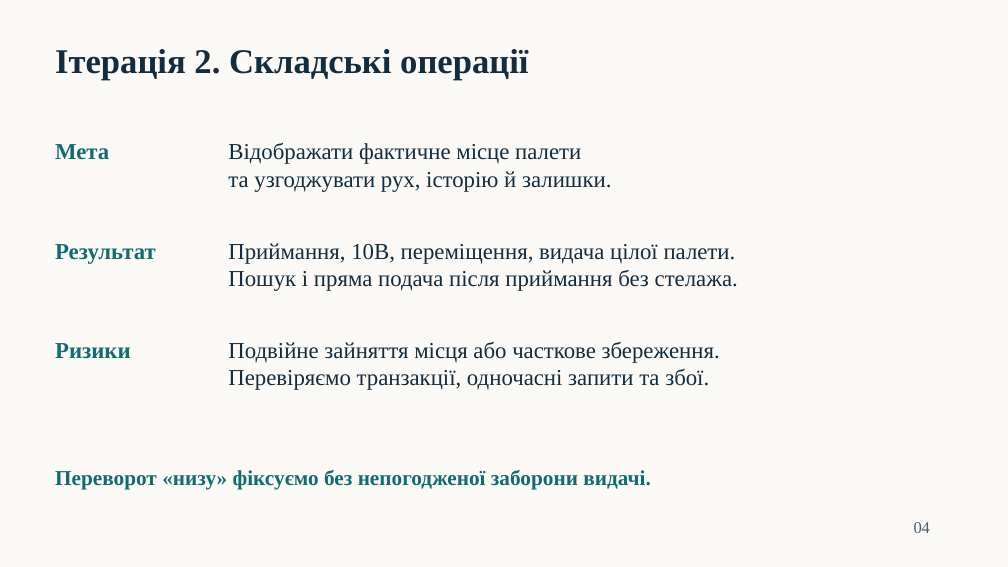
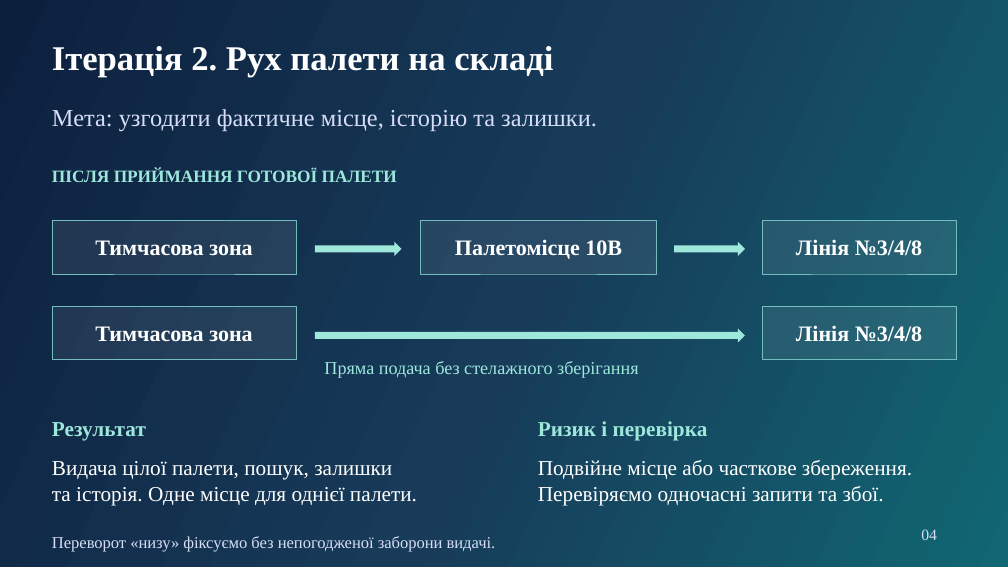
Before and after one commit to olehabram/pallet-warehouse, a slide deck: slide 4 of docs/Iterations_Discussion.pptx. Drawn at 1008x567 pixels with LibreOffice and Linux fonts; fonts in the diff are those of the drawing. Boxes give left, top, right and bottom in pixels: in the first picture for what was removed or moved away, otherwise in the second. Text is boxed around its words. In the diff, an @@ line names an element or a change of style, - is before the commit and + after.

Commit message:
Оновлено дизайн презентації ітерацій
Додано градієнти, схеми готовності й руху палети та різні композиції слайдів. Титульний слайд доповнено назвою університету, дисципліною, назвою роботи та викладачкою Мулесою О. Ю.

```diff
--- a/docs/Iterations_Discussion.pptx
+++ b/docs/Iterations_Discussion.pptx
@@ background #FAF9F5 to gradient #0C203E to #173B59 to #116773 @@
@@ text at bbox=[52, 46, 553, 76]: text changed; text colour #132C3E to #FFFFFF @@
-Ітерація 2. Складські операції
+Ітерація 2. Рух палети на складі
@@ text at bbox=[52, 109, 597, 132]: text changed; size 21.8 to 23.2 pt; text colour #126B70 to #D7DDF6; bold off @@
-Мета
+Мета: узгодити фактичне місце, історію та залишки.
@@ text at bbox=[52, 168, 397, 182]: text changed; size 21.8 to 16.5 pt; text colour #132C3E to #9DE7DB; bold on @@
-Відображати фактичне місце палети
-та узгоджувати рух, історію й залишки.
+ПІСЛЯ ПРИЙМАННЯ ГОТОВОЇ ПАЛЕТИ
@@ rectangle added at bbox=[52, 221, 296, 274], fill #FFFFFF at 8% opacity, outline #74BDBF 0.75 pt @@
@@ rectangle added at bbox=[420, 221, 656, 274], fill #FFFFFF at 8% opacity, outline #74BDBF 0.75 pt @@
@@ text added at bbox=[455, 239, 622, 259], 21 pt, text #FFFFFF, bold @@
+Палетомісце 10B
@@ rectangle added at bbox=[762, 221, 956, 274], fill #FFFFFF at 8% opacity, outline #74BDBF 0.75 pt @@
@@ text added at bbox=[796, 239, 922, 256], 21 pt, text #FFFFFF, bold @@
+Лінія №3/4/8
@@ text added at bbox=[95, 240, 252, 256], 21 pt, text #FFFFFF, bold @@
+Тимчасова зона
@@ text removed at bbox=[228, 243, 738, 291] @@
-Приймання, 10B, переміщення, видача цілої палети.
-Пошук і пряма подача після приймання без стелажа.
@@ right arrow added at bbox=[315, 242, 402, 256], fill #9DE7DB @@
@@ right arrow added at bbox=[675, 242, 746, 256], fill #9DE7DB @@
@@ rectangle added at bbox=[52, 306, 296, 360], fill #FFFFFF at 8% opacity, outline #74BDBF 0.75 pt @@
@@ text added at bbox=[95, 326, 252, 342], 21 pt, text #FFFFFF, bold @@
+Тимчасова зона
@@ right arrow added at bbox=[315, 328, 746, 343], fill #9DE7DB @@
@@ rectangle added at bbox=[762, 306, 956, 360], fill #FFFFFF at 8% opacity, outline #74BDBF 0.75 pt @@
@@ text added at bbox=[796, 325, 922, 342], 21 pt, text #FFFFFF, bold @@
+Лінія №3/4/8
@@ text removed at bbox=[55, 343, 131, 359] @@
-Ризики
@@ text added at bbox=[324, 361, 638, 378], 17.2 pt, text #9DE7DB @@
+Пряма подача без стелажного зберігання
@@ text "Результат": place and size @@
-text "Результат" at bbox=[55, 244, 156, 264]
+text "Результат" at bbox=[52, 422, 146, 440]
@@ text "Результат" at bbox=[52, 422, 146, 440]: size 21.8 to 20.2 pt, text colour #126B70 to #9DE7DB @@
@@ text added at bbox=[538, 421, 708, 440], 20.2 pt, text #9DE7DB, bold @@
+Ризик і перевірка
@@ text added at bbox=[52, 461, 417, 505], 20.2 pt, text #FFFFFF @@
+Видача цілої палети, пошук, залишки
+та історія. Одне місце для однієї палети.
@@ text at bbox=[538, 460, 912, 505]: text changed; size 21.8 to 20.2 pt; text colour #132C3E to #FFFFFF @@
-Подвійне зайняття місця або часткове збереження.
-Перевіряємо транзакції, одночасні запити та збої.
+Подвійне місце або часткове збереження.
+Перевіряємо одночасні запити та збої.
@@ text "Переворот «низу» фіксуємо без непогодженої ...": place and size @@
-text "Переворот «низу» фіксуємо без непогодженої ..." at bbox=[55, 470, 651, 490]
+text "Переворот «низу» фіксуємо без непогодженої ..." at bbox=[52, 536, 496, 552]
@@ text "Переворот «низу» фіксуємо без непогодженої ..." at bbox=[52, 536, 496, 552]: size 20.2 to 15.8 pt, text colour #126B70 to #D7DDF6, bold off @@
@@ text "04": place and size @@
-text "04" at bbox=[914, 522, 931, 533]
+text "04" at bbox=[921, 529, 937, 540]
@@ text "04" at bbox=[921, 529, 937, 540]: size 15.8 to 15 pt, text colour #4C5E68 to #D7DDF6 @@
```
Also in this commit, not shown: 4 other slides changed, 1 slide added, 1 slide removed.
